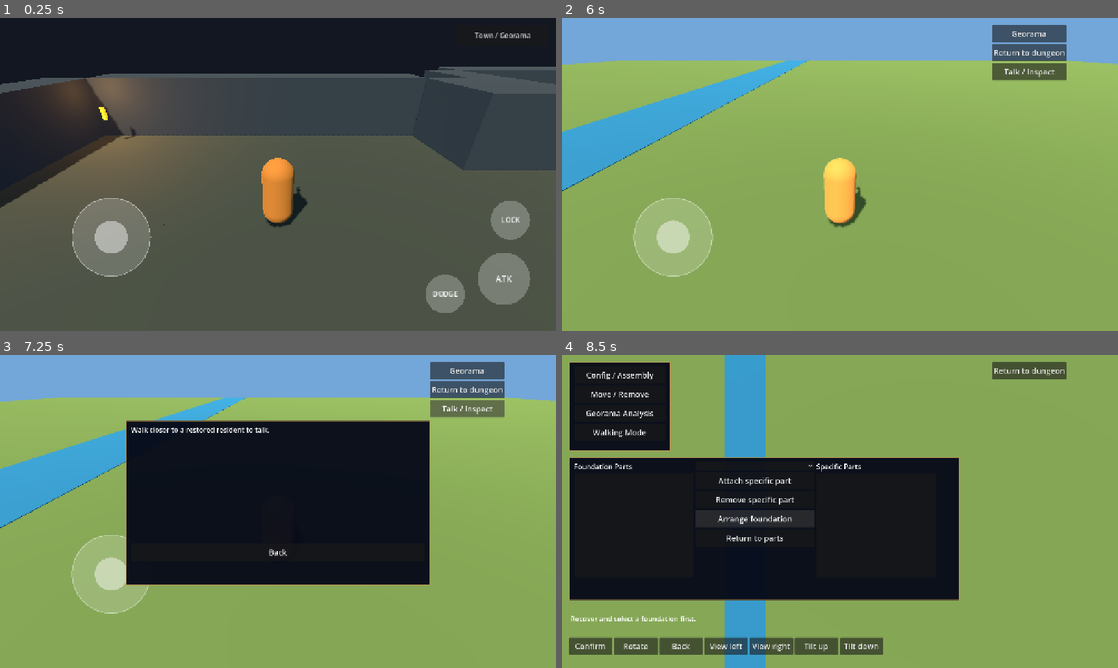
Above: before the commit, frames 1-4 (two rows, left to right).
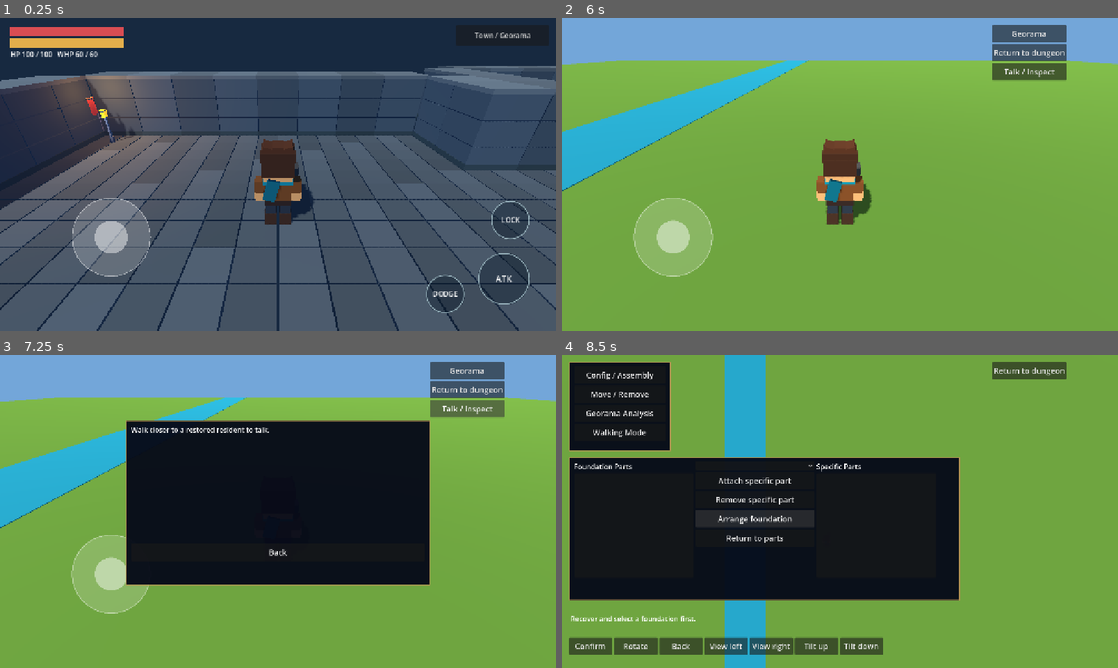
Above: after the commit, the same moments.

Repository: SeanShaffer88/Chrono-Rift
Game: Godot game, scene res://scenes/dungeon/dungeon_manager.tscn
Two runs of this game, one before a commit and one after it. Both use one fixed random seed, a clock stepped at 60 frames per second and the inputs below.
Inputs:
- Up to frame 1 (0.25 s): no input
- Up to frame 2 (6 s): click "Town / Georama" at 0.5 s; click "Georama Analysis" at 1.25 s; click "Attach specific part" at 2 s; click "Remove specific part" at 2.75 s; click "Confirm" at 3.5 s; click "Confirm" at 4.25 s; click "Move / Remove" at 5 s; click "Walking Mode" at 5.75 s
- Up to frame 3 (7.25 s): click "Talk / Inspect" at 6.5 s
- Up to frame 4 (8.5 s): click "Georama" at 7.25 s; click "Arrange foundation" at 8 s

The runs differ from the first frame. In frame 1, 80% of the frame differs, in the area x 0-100%, y 0-100%; in frame 2, 9.4%; in frame 3, 6.6%; in frame 4, less than 0.1%.

Commit message:
Add first stylized character, dungeon and town visual pass

Diff:
--- a/scenes/characters/character_base.tscn
+++ b/scenes/characters/character_base.tscn
@@ -1,7 +1,9 @@
-[gd_scene load_steps=9 format=3]
+[gd_scene load_steps=10 format=3]
 
 [ext_resource type="Script" path="res://scenes/characters/character_base.gd" id="1_base"]
 [ext_resource type="Script" path="res://scripts/combat/hurtbox_3d.gd" id="2_hurtbox"]
+
+[ext_resource type="Script" path="res://scripts/utilities/stylized_character.gd" id="3_art"]
 
 [sub_resource type="CapsuleShape3D" id="CapsuleShape3D_body"]
 radius = 0.4
@@ -35,6 +37,7 @@
 shape = SubResource("CapsuleShape3D_body")
 
 [node name="Visual" type="Node3D" parent="."]
+script = ExtResource("3_art")
 
 [node name="Body" type="MeshInstance3D" parent="Visual"]
 transform = Transform3D(1, 0, 0, 0, 1, 0, 0, 0, 1, 0, 0.9, 0)
--- a/scenes/characters/melee_hero.gd
+++ b/scenes/characters/melee_hero.gd
@@ -208,6 +208,14 @@
 	_buffered_attack_time = 0.0
 	_enter_state(CombatState.FREE)
 	$Visual/WeaponPivot/Blade.visible = weapon != null
+	var blade: MeshInstance3D = $Visual/WeaponPivot/Blade
+	var wrench: bool = weapon != null and weapon.weapon_id == "battle_wrench"
+	# Per-instance mesh avoids changing other heroes or cached scene resources.
+	var shape := BoxMesh.new()
+	shape.size = Vector3(0.14, 0.14, 0.9) if wrench else Vector3(0.16, 0.05, 1.1)
+	blade.mesh = shape
+	for jaw: Node3D in blade.get_children():
+		jaw.visible = wrench
 
 func _animate_weapon() -> void:
 	if not is_instance_valid(weapon_pivot):
--- a/scenes/characters/melee_hero.tscn
+++ b/scenes/characters/melee_hero.tscn
@@ -1,11 +1,11 @@
-[gd_scene load_steps=7 format=3]
+[gd_scene load_steps=9 format=3]
 
 [ext_resource type="PackedScene" path="res://scenes/characters/character_base.tscn" id="1_base"]
 [ext_resource type="Script" path="res://scenes/characters/melee_hero.gd" id="2_melee"]
 [ext_resource type="Script" path="res://scripts/combat/hitbox_3d.gd" id="3_hitbox"]
 
 [sub_resource type="BoxMesh" id="BoxMesh_blade"]
-size = Vector3(0.1, 0.04, 1.1)
+size = Vector3(0.14, 0.14, 0.9)
 
 [sub_resource type="StandardMaterial3D" id="StandardMaterial3D_blade"]
 albedo_color = Color(0.75, 0.78, 0.82, 1)
@@ -14,6 +14,12 @@
 
 [sub_resource type="BoxShape3D" id="BoxShape3D_hitbox"]
 size = Vector3(1.4, 1.2, 1.6)
+
+[sub_resource type="BoxMesh" id="Jaw"]
+size = Vector3(0.16, 0.22, 0.38)
+
+[sub_resource type="BoxMesh" id="JawBack"]
+size = Vector3(0.46, 0.22, 0.14)
 
 [node name="MeleeHero" instance=ExtResource("1_base")]
 script = ExtResource("2_melee")
@@ -37,3 +43,18 @@
 [node name="CollisionShape3D" type="CollisionShape3D" parent="Visual/WeaponPivot/WeaponHitbox"]
 transform = Transform3D(1, 0, 0, 0, 1, 0, 0, 0, 1, 0, 0, -1.0)
 shape = SubResource("BoxShape3D_hitbox")
+
+[node name="JawLeft" type="MeshInstance3D" parent="Visual/WeaponPivot/Blade"]
+position = Vector3(-0.17, 0, -0.49)
+mesh = SubResource("Jaw")
+material_override = SubResource("StandardMaterial3D_blade")
+
+[node name="JawRight" type="MeshInstance3D" parent="Visual/WeaponPivot/Blade"]
+position = Vector3(0.17, 0, -0.49)
+mesh = SubResource("Jaw")
+material_override = SubResource("StandardMaterial3D_blade")
+
+[node name="JawBack" type="MeshInstance3D" parent="Visual/WeaponPivot/Blade"]
+position = Vector3(0, 0, -0.28)
+mesh = SubResource("JawBack")
+material_override = SubResource("StandardMaterial3D_blade")
--- a/scenes/dungeon/dungeon_manager.gd
+++ b/scenes/dungeon/dungeon_manager.gd
@@ -12,6 +12,9 @@
 	add_child(floor_generator)
 	floor_generator.exit_reached.connect(_queue_next_floor)
 	_load_floor()
+	var hud := preload("res://scenes/ui/adventure_hud.gd").new()
+	hud.hero = $MeleeHero
+	$TouchUI.add_child(hud)
 	var button := Button.new()
 	button.text = "Town / Georama"
 	button.set_anchors_and_offsets_preset(Control.PRESET_TOP_RIGHT)
--- a/scenes/dungeon/dungeon_manager.tscn
+++ b/scenes/dungeon/dungeon_manager.tscn
@@ -8,8 +8,11 @@
 background_mode = 1
 background_color = Color(0.07, 0.09, 0.13, 1)
 ambient_light_source = 2
-ambient_light_color = Color(0.45, 0.55, 0.65, 1)
-ambient_light_energy = 0.6
+ambient_light_color = Color(0.38, 0.52, 0.72, 1)
+ambient_light_energy = 0.55
+fog_enabled = true
+fog_light_color = Color(0.09, 0.16, 0.25, 1)
+fog_density = 0.012
 
 [node name="Dungeon" type="Node3D"]
 script = ExtResource("1")
@@ -20,7 +23,7 @@
 [node name="Sun" type="DirectionalLight3D" parent="."]
 rotation_degrees = Vector3(-55, -30, 0)
 light_color = Color(1, 0.85, 0.65, 1)
-light_energy = 0.7
+light_energy = 0.45
 shadow_enabled = true
 
 [node name="MeleeHero" parent="." instance=ExtResource("2")]
--- a/scenes/dungeon/floor_generator.gd
+++ b/scenes/dungeon/floor_generator.gd
@@ -1,6 +1,7 @@
 extends Node3D
 
 signal exit_reached
+const Scenery = preload("res://scripts/utilities/scenery.gd")
 const BSP := preload("res://scripts/utilities/bsp_tree.gd")
 const Factory := preload("res://scripts/utilities/primitive_mesh_factory.gd")
 const Orb := preload("res://scenes/dungeon/atla_sphere.gd")
@@ -88,8 +89,18 @@
 			var neighbor := cell + direction
 			if not layout.walkable.has(neighbor):
 				walls[neighbor] = true
-	content.add_child(Factory.create_tile_batch(layout.walkable.keys(), Vector3(2, 0.2, 2), Color(0.27, 0.31, 0.29), CELL_SIZE, -0.1))
-	content.add_child(Factory.create_tile_batch(walls.keys(), Vector3(2, 2.8, 2), Color(0.23, 0.28, 0.33), CELL_SIZE, 1.4))
+	var flagstones: Array[Vector2i] = []
+	for cell: Vector2i in layout.walkable:
+		for offset in [Vector2i.ZERO, Vector2i.RIGHT, Vector2i.DOWN, Vector2i.ONE]:
+			flagstones.append(cell * 2 + offset)
+	# Shift the half-size tiles so their outer edge still matches the collision floor.
+	var paving := Factory.create_tile_batch(flagstones, Vector3(0.96, 0.2, 0.96), Color(0.34, 0.40, 0.46), 1.0, -0.1)
+	paving.position = Vector3(-0.5, 0, -0.5)
+	content.add_child(paving)
+	for course in 3:
+		content.add_child(Factory.create_tile_batch(walls.keys(), Vector3(1.97, 0.9, 1.97), Color(0.29, 0.37, 0.46), CELL_SIZE, 0.46 + course * 0.94))
+	content.add_child(Factory.create_tile_batch(walls.keys(), Vector3(2.08, 0.16, 2.08), Color(0.39, 0.46, 0.53), CELL_SIZE, 2.84))
+	content.add_child(Factory.create_tile_batch(walls.keys(), Vector3(2.04, 0.22, 2.04), Color(0.22, 0.30, 0.35), CELL_SIZE, 0.11))
 	var solid := StaticBody3D.new()
 	solid.collision_layer = 1
 	solid.collision_mask = 0
@@ -132,9 +143,17 @@
 		orb.position = cell_to_world(orb_cells[index])
 		content.add_child(orb)
 	for index in mini(4, layout.rooms.size()):
-		var torch := Factory.create_box(Vector3(0.15, 0.6, 0.15), Color(1, 0.55, 0.12), 1.5)
+		var torch := Factory.create_box(Vector3(0.18, 0.34, 0.18), Color(1, 0.55, 0.12), 1.5)
 		torch.position = cell_to_world(layout.rooms[index].position) + Vector3(0, 1.4, 0)
 		content.add_child(torch)
+		Scenery.add(content, "lantern", torch.position - Vector3(0, 1.4, 0), 1.0)
+		# Decorative rocks stay inside the wall footprint, never the corridor.
+		var wall_cell := layout.rooms[index].position - Vector2i.ONE
+		Scenery.add(content, "rock", cell_to_world(wall_cell), 1.2)
+		if index % 2 == 0:
+			Scenery.add(content, "banner", cell_to_world(layout.rooms[index].position) + Vector3(-0.8, 1.1, 0), 1.0)
+		else:
+			Scenery.add(content, "boulder", cell_to_world(wall_cell), 1.1)
 		var light := OmniLight3D.new()
 		light.light_color = Color(1.0, 0.65, 0.3)
 		light.light_energy = 1.4
@@ -164,14 +183,28 @@
 	collision.position.y = 0.9
 	body.add_child(collision)
 	var visual := MeshInstance3D.new()
-	var mesh := CapsuleMesh.new()
-	mesh.radius = 0.45
-	mesh.height = 1.8
+	var mesh := BoxMesh.new()
+	mesh.size = Vector3(0.75, 0.7, 0.45)
 	visual.mesh = mesh
 	visual.material_override = Factory.get_shared_material(Color(0.5, 0.36, 0.23))
 	visual.position.y = 0.9
 	visual.name = "Body"
 	body.add_child(visual)
+	for side in [-1, 1]:
+		var boot := Factory.create_box(Vector3(0.3, 0.55, 0.42), Color("39322e"))
+		boot.position = Vector3(side * 0.22, -0.6, 0)
+		visual.add_child(boot)
+		var ear := Factory.create_box(Vector3(0.32, 0.18, 0.25), Color("7c9e36"))
+		ear.position = Vector3(side * 0.49, 0.6, 0)
+		ear.rotation.z = side * 0.3
+		visual.add_child(ear)
+	var head := Factory.create_box(Vector3(0.8, 0.6, 0.65), Color("7c9e36"))
+	head.position.y = 0.65
+	visual.add_child(head)
+	for side in [-1, 1]:
+		var eye := Factory.create_box(Vector3(0.13, 0.08, 0.03), Color("ffd35e"), 0.5)
+		eye.position = Vector3(side * 0.2, 0.7, -0.34)
+		visual.add_child(eye)
 	var hurtbox := Area3D.new()
 	hurtbox.name = "Hurtbox"
 	hurtbox.collision_layer = 64
--- a/scenes/georama/georama_manager.gd
+++ b/scenes/georama/georama_manager.gd
@@ -49,8 +49,8 @@
 	set_editing(true)
 
 func _build_terrain() -> void:
-	Visuals.box(self, Vector3(128, 0.2, 128), Vector3(63, -0.1, 63), Color(0.32, 0.42, 0.23), true)
-	Visuals.box(self, Vector3(6, 0.03, 128), Vector3(50, 0.01, 63), Color(0.12, 0.39, 0.55))
+	Visuals.box(self, Vector3(128, 0.2, 128), Vector3(63, -0.1, 63), Color(0.36, 0.55, 0.24), true)
+	Visuals.box(self, Vector3(6, 0.03, 128), Vector3(50, 0.01, 63), Color(0.12, 0.56, 0.72))
 	$CameraPivot.position = Vector3(64, 0, 64)
 	$MeleeHero.position = Vector3(62, 0.1, 70)
 	_update_camera()
--- a/scenes/georama/georama_manager.tscn
+++ b/scenes/georama/georama_manager.tscn
@@ -6,7 +6,7 @@
 background_color = Color(0.45, 0.65, 0.85, 1)
 ambient_light_source = 2
 ambient_light_color = Color(0.8, 0.85, 0.9, 1)
-ambient_light_energy = 0.7
+ambient_light_energy = 0.4
 [node name="Town" type="Node3D"]
 script = ExtResource("1")
 [node name="WorldEnvironment" type="WorldEnvironment" parent="."]
@@ -14,6 +14,7 @@
 [node name="Sun" type="DirectionalLight3D" parent="."]
 rotation_degrees = Vector3(-55, -25, 0)
 light_color = Color(1, 0.9, 0.75, 1)
+light_energy = 0.55
 shadow_enabled = true
 [node name="MeleeHero" parent="." instance=ExtResource("2")]
 [node name="CameraPivot" type="Node3D" parent="."]
--- a/scenes/georama/town_visuals.gd
+++ b/scenes/georama/town_visuals.gd
@@ -1,6 +1,7 @@
 extends RefCounted
 ## Original primitive architecture. Shells, doors and furniture are physical.
 
+const Scenery = preload("res://scripts/utilities/scenery.gd")
 const Factory := preload("res://scripts/utilities/primitive_mesh_factory.gd")
 
 static func box(parent: Node3D, size: Vector3, position: Vector3, color: Color, solid: bool = false) -> MeshInstance3D:
@@ -27,18 +28,27 @@
 	var components: Dictionary = record.components
 	if piece.piece_id in ["path", "bridge", "river"]:
 		box(root, Vector3(width, 0.05, depth), Vector3.ZERO, Color(0.1, 0.45, 0.65) if piece.piece_id == "river" else Color(0.4, 0.31, 0.2))
+		if piece.piece_id == "bridge":
+			for side in [-1, 1]:
+				box(root, Vector3(0.12, 0.12, depth), Vector3(side * (width / 2 - 0.15), 0.75, 0), Color("785334"))
+				for end in [-1, 1]:
+					box(root, Vector3(0.18, 1.0, 0.18), Vector3(side * (width / 2 - 0.15), 0.5, end * (depth / 2 - 0.15)), Color("67452e"))
+			for plank in int(depth / 0.4):
+				box(root, Vector3(width, 0.08, 0.34), Vector3(0, 0.06, -depth / 2 + 0.2 + plank * 0.4), Color("aa7d4c"))
 	elif piece.piece_id == "tree":
 		box(root, Vector3(0.5, 2.5, 0.5), Vector3(0, 1.25, 0), Color(0.3, 0.2, 0.12), not preview)
-		var crown := MeshInstance3D.new()
-		var sphere := SphereMesh.new()
-		sphere.radius = 1.5
-		sphere.height = 2.7
-		crown.mesh = sphere
-		crown.material_override = Factory.get_shared_material(Color(0.2, 0.4, 0.15))
-		crown.position.y = 3.0
-		root.add_child(crown)
+		Scenery.add(root, "tree", Vector3.ZERO, 1.8)
 	else:
-		var stone := Color(0.61, 0.56, 0.45)
+		var stone := Color("e1c89b")
+		var timber := Color("62432f")
+		for x in [-width / 2 + 0.08, width / 2 - 0.08]:
+			for z in [-depth / 2 + 0.08, depth / 2 - 0.08]:
+				box(root, Vector3(0.28, 2.6, 0.28), Vector3(x, 1.3, z), timber)
+		for z in [-depth / 2 - 0.02, depth / 2 + 0.02]:
+			box(root, Vector3(width, 0.2, 0.24), Vector3(0, 2.52, z), timber)
+		# Shutters flank the entrance, outside its walkable opening.
+		for side in [-1, 1]:
+			box(root, Vector3(0.8, 0.85, 0.15), Vector3(side * width * 0.31, 1.55, -depth / 2 - 0.09), Color("406479"))
 		box(root, Vector3(width - 0.2, 0.04, depth - 0.2), Vector3(0, 0.02, 0), Color(0.4, 0.29, 0.18))
 		box(root, Vector3(0.2, 2.5, depth), Vector3(-width / 2 + 0.1, 1.25, 0), stone, not preview)
 		box(root, Vector3(0.2, 2.5, depth), Vector3(width / 2 - 0.1, 1.25, 0), stone, not preview)
@@ -52,9 +62,10 @@
 			var prism := PrismMesh.new()
 			prism.size = Vector3(width + 0.5, 1.6, depth + 0.5)
 			roof.mesh = prism
-			roof.material_override = Factory.get_shared_material(Color(0.5, 0.23, 0.15))
+			roof.material_override = Factory.get_shared_material(Color("b84e35"))
 			roof.position.y = 3.2
 			root.add_child(roof)
+			Scenery.add(roof, "lantern", Vector3(width * 0.3, -1.4, -depth / 2 - 0.2), 0.8)
 			box(root, Vector3(0.5, 1.5, 0.5), Vector3(width / 3, 3.4, depth / 4), stone)
 		if not preview:
 			var door := StaticBody3D.new()
@@ -83,13 +94,16 @@
 static func resident(name: String) -> Node3D:
 	var root := Node3D.new()
 	var mesh := MeshInstance3D.new()
-	var capsule := CapsuleMesh.new()
-	capsule.radius = 0.3
-	capsule.height = 1.6
+	var capsule := BoxMesh.new()
+	capsule.size = Vector3(0.6, 1.2, 0.4)
 	mesh.mesh = capsule
 	mesh.material_override = Factory.get_shared_material(Color(0.5, 0.38, 0.22))
 	mesh.position.y = 0.8
 	root.add_child(mesh)
+	box(root, Vector3(0.65, 0.55, 0.55), Vector3(0, 1.65, 0), Color("e6b68a"))
+	box(root, Vector3(0.7, 0.16, 0.6), Vector3(0, 1.97, 0), Color("5a3d2e"))
+	for side in [-1, 1]:
+		box(root, Vector3(0.08, 0.09, 0.03), Vector3(side * 0.17, 1.67, -0.29), Color("283244"))
 	var label := Label3D.new()
 	label.text = name
 	label.position.y = 2.0
--- /dev/null
+++ b/scenes/ui/adventure_hud.gd
@@ -0,0 +1,38 @@
+extends VBoxContainer
+## Small readable status display, ignores touches intended for movement.
+const Services = preload("res://scripts/utilities/services.gd")
+var hero: CharacterBody3D
+var hp := ProgressBar.new()
+var whp := ProgressBar.new()
+var caption := Label.new()
+
+func _ready() -> void:
+	position = Vector2(24, 20)
+	size.x = 260
+	mouse_filter = Control.MOUSE_FILTER_IGNORE
+	for bar in [hp, whp]:
+		bar.custom_minimum_size = Vector2(260, 22)
+		bar.mouse_filter = Control.MOUSE_FILTER_IGNORE
+		bar.show_percentage = false
+		var track := StyleBoxFlat.new()
+		track.bg_color = Color("182532dd")
+		track.border_color = Color("acc1c7")
+		track.set_border_width_all(1)
+		bar.add_theme_stylebox_override("background", track)
+		var fill := StyleBoxFlat.new()
+		fill.bg_color = Color("d94d53") if bar == hp else Color("e3ae4b")
+		bar.add_theme_stylebox_override("fill", fill)
+		add_child(bar)
+	caption.mouse_filter = Control.MOUSE_FILTER_IGNORE
+	caption.add_theme_font_size_override("font_size", 16)
+	add_child(caption)
+
+func _process(_delta: float) -> void:
+	if not is_instance_valid(hero):
+		return
+	hp.max_value = hero.max_hp
+	hp.value = hero.current_hp
+	var weapon = Services.game_state().weapon_inventory.equipped_weapon
+	whp.max_value = weapon.max_durability if weapon else 1.0
+	whp.value = weapon.current_durability if weapon else 0.0
+	caption.text = "HP %d / %d   WHP %d / %d" % [hp.value, hp.max_value, whp.value, whp.max_value]
--- a/scenes/ui/touch_action_button.gd
+++ b/scenes/ui/touch_action_button.gd
@@ -4,7 +4,7 @@
 
 @export var action: StringName = &"attack"
 @export var label_text: String = "ATK"
-@export var idle_color: Color = Color(1.0, 1.0, 1.0, 0.25)
+@export var idle_color: Color = Color(0.04, 0.10, 0.16, 0.42)
 @export var pressed_color: Color = Color(1.0, 0.85, 0.4, 0.55)
 @export var font_size: int = 20
 
@@ -50,5 +50,6 @@
 func _draw() -> void:
 	var r := minf(size.x, size.y) * 0.5
 	draw_circle(size * 0.5, r, pressed_color if is_pressed() else idle_color)
+	draw_arc(size * 0.5, r - 2.0, 0.0, TAU, 48, Color(0.75, 0.87, 0.9, 0.7), 2.0, true)
 	var font := ThemeDB.fallback_font
 	draw_string(font, Vector2(0.0, size.y * 0.5 + font_size * 0.35), label_text, HORIZONTAL_ALIGNMENT_CENTER, size.x, font_size)
--- a/scripts/utilities/primitive_mesh_factory.gd
+++ b/scripts/utilities/primitive_mesh_factory.gd
@@ -39,10 +39,15 @@
 	var batch := MultiMesh.new()
 	batch.transform_format = MultiMesh.TRANSFORM_3D
 	batch.mesh = mesh
+	batch.use_colors = true
 	batch.instance_count = cells.size()
 	for index in cells.size():
 		var cell: Vector2i = cells[index]
+		var shade := 0.88 + float(posmod(cell.x * 31 + cell.y * 17, 9)) * 0.025
+		batch.set_instance_color(index, Color(shade, shade, shade))
 		batch.set_instance_transform(index, Transform3D(Basis.IDENTITY, Vector3(cell.x * cell_size, center_y, cell.y * cell_size)))
 	instance.multimesh = batch
-	instance.material_override = get_shared_material(color)
+	var material := get_shared_material(color).duplicate() as StandardMaterial3D
+	material.vertex_color_use_as_albedo = true
+	instance.material_override = material
 	return instance
--- /dev/null
+++ b/scripts/utilities/scenery.gd
@@ -0,0 +1,16 @@
+extends RefCounted
+## Explicit, small asset allowlist; never import the entire source catalog.
+const MODELS = {
+	"tree": preload("res://assets/kenney/fantasy-town/tree.glb"),
+	"rock": preload("res://assets/kenney/fantasy-town/rock-small.glb"),
+	"boulder": preload("res://assets/kenney/fantasy-town/rock-large.glb"),
+	"lantern": preload("res://assets/kenney/fantasy-town/lantern.glb"),
+	"banner": preload("res://assets/kenney/fantasy-town/banner-red.glb"),
+}
+
+static func add(parent: Node3D, kind: String, at: Vector3, factor: float = 1.0) -> Node3D:
+	var model: Node3D = MODELS[kind].instantiate()
+	model.position = at
+	model.scale = Vector3.ONE * factor
+	parent.add_child(model)
+	return model
--- /dev/null
+++ b/scripts/utilities/stylized_character.gd
@@ -0,0 +1,57 @@
+extends Node3D
+## Original low-poly character art. Collision and combat stay on the parent.
+const Factory = preload("res://scripts/utilities/primitive_mesh_factory.gd")
+var legs: Array[Node3D] = []
+var phase := 0.0
+
+func part(label: String, size: Vector3, at: Vector3, color: Color) -> MeshInstance3D:
+	var mesh := Factory.create_box(size, color)
+	mesh.name = label
+	mesh.position = at
+	add_child(mesh)
+	return mesh
+
+func _ready() -> void:
+	# Preserve inherited node paths for combat and existing scenes.
+	$Body.hide()
+	$Face.hide()
+	var leather := Color("80502e")
+	var skin := Color("edb47b")
+	part("Tunic", Vector3(0.65, 0.65, 0.4), Vector3(0, 0.95, 0), leather)
+	part("Belt", Vector3(0.69, 0.11, 0.44), Vector3(0, 0.7, 0), Color("392c2c"))
+	part("Buckle", Vector3(0.16, 0.12, 0.06), Vector3(0, 0.7, -0.25), Color("d6a652"))
+	part("Head", Vector3(0.7, 0.62, 0.6), Vector3(0, 1.65, -0.02), skin)
+	part("Hair", Vector3(0.78, 0.22, 0.69), Vector3(0, 1.98, 0.02), Color("493026"))
+	part("HairBack", Vector3(0.75, 0.42, 0.2), Vector3(0, 1.75, 0.3), Color("493026"))
+	for index in 3:
+		var tuft := part("HairTuft%d" % index, Vector3(0.26, 0.22, 0.5), Vector3((index - 1) * 0.24, 2.09, 0.04), Color("593729"))
+		tuft.rotation.z = (index - 1) * 0.3
+	for side in [-1, 1]:
+		var fringe := part("Fringe%d" % side, Vector3(0.27, 0.24, 0.16), Vector3(side * 0.23, 1.86, -0.32), Color("593729"))
+		fringe.rotation.z = side * 0.2
+		part("Eye%d" % side, Vector3(0.07, 0.1, 0.025), Vector3(side * 0.17, 1.65, -0.33), Color("242739"))
+		part("Sleeve%d" % side, Vector3(0.24, 0.3, 0.34), Vector3(side * 0.44, 1.12, 0), leather)
+		part("Hand%d" % side, Vector3(0.25, 0.3, 0.27), Vector3(side * 0.45, 0.83, -0.03), skin)
+		var leg := Node3D.new()
+		leg.name = "Leg%d" % side
+		leg.position = Vector3(side * 0.19, 0.6, 0)
+		add_child(leg)
+		legs.append(leg)
+		var boot := Factory.create_box(Vector3(0.3, 0.32, 0.48), Color("49342c"))
+		boot.position = Vector3(0, -0.43, -0.06)
+		leg.add_child(boot)
+		var trouser := Factory.create_box(Vector3(0.25, 0.32, 0.29), Color("303d50"))
+		trouser.position.y = -0.15
+		leg.add_child(trouser)
+	part("Scarf", Vector3(0.74, 0.19, 0.53), Vector3(0, 1.35, 0), Color("1796b6"))
+	var tail := part("ScarfTail", Vector3(0.3, 0.55, 0.08), Vector3(-0.16, 1.13, 0.32), Color("11728e"))
+	tail.rotation.z = -0.25
+
+func _process(delta: float) -> void:
+	var body := get_parent() as CharacterBody3D
+	if body == null:
+		return
+	var speed := Vector2(body.velocity.x, body.velocity.z).length()
+	phase += delta * minf(speed, 8.0) * 2.2
+	for index in legs.size():
+		legs[index].rotation.x = sin(phase + index * PI) * minf(speed / 6.0, 1.0) * 0.45
--- /dev/null
+++ b/tests/fixtures/dungeon_visual_fixture.gd
@@ -0,0 +1,27 @@
+extends SceneTree
+## Graphical smoke capture: actual dungeon, plus a close view of its key guard.
+func _init() -> void:
+	_run.call_deferred()
+
+func _run() -> void:
+	create_timer(45).timeout.connect(func(): quit(1))
+	await process_frame
+	var args := OS.get_cmdline_user_args()
+	var output := ProjectSettings.globalize_path("res://../outputs") if args.is_empty() else args[0]
+	DirAccess.make_dir_recursive_absolute(output)
+	var viewport := SubViewport.new()
+	viewport.size = Vector2i(1280, 720)
+	viewport.own_world_3d = true
+	viewport.render_target_update_mode = SubViewport.UPDATE_ALWAYS
+	root.add_child(viewport)
+	var dungeon = load("res://scenes/dungeon/dungeon_manager.tscn").instantiate()
+	viewport.add_child(dungeon)
+	for i in 30: await process_frame
+	await RenderingServer.frame_post_draw
+	viewport.get_texture().get_image().save_png(output.path_join("Visual-pass-dungeon.png"))
+	var hero = dungeon.get_node("MeleeHero")
+	hero.position = dungeon.floor_generator.guard.position + Vector3(0, 0.1, 3)
+	for i in 30: await process_frame
+	await RenderingServer.frame_post_draw
+	viewport.get_texture().get_image().save_png(output.path_join("Visual-pass-guard.png"))
+	quit()
--- a/tests/fixtures/town_visual_fixture.gd
+++ b/tests/fixtures/town_visual_fixture.gd
@@ -51,4 +51,12 @@
     for i in 30: await process_frame
     await RenderingServer.frame_post_draw
     viewport.get_texture().get_image().save_png(capture_dir.path_join("Phase-4-town-interior.png"))
+    var cottage = view._models["qa_cottage"]
+    var hero = view.get_node("MeleeHero")
+    hero.position = cottage.to_global(Vector3(0,0.1,-7))
+    hero.camera_pivot.rotation.y = PI
+    hero.visual.rotation.y = PI
+    for i in 30: await process_frame
+    await RenderingServer.frame_post_draw
+    viewport.get_texture().get_image().save_png(capture_dir.path_join("Visual-pass-town-exterior.png"))
     quit()
--- /dev/null
+++ b/tests/test_visual_integration.gd
@@ -0,0 +1,31 @@
+extends "res://tests/test_harness_template.gd"
+const Scenery = preload("res://scripts/utilities/scenery.gd")
+const Floor = preload("res://scenes/dungeon/floor_generator.gd")
+
+func run_assertions() -> void:
+	var holder := Node3D.new()
+	root.add_child(holder)
+	for key in Scenery.MODELS:
+		var model := Scenery.add(holder, key, Vector3.ZERO)
+		check(model.find_children("*", "MeshInstance3D", true, false).size() > 0, "Imported %s has renderable geometry" % key)
+		check(model.find_children("*", "CollisionObject3D", true, false).is_empty(), "Scenery %s cannot obstruct traversal" % key)
+	var hero = load("res://scenes/characters/melee_hero.tscn").instantiate()
+	holder.add_child(hero)
+	check(not hero.get_node("Visual/Body").visible, "Player capsule is replaced by character art")
+	check(is_equal_approx(hero.get_node("CollisionShape3D").shape.height, 1.8), "Character art preserves player collision")
+	hero.velocity = Vector3(6, 0, 0)
+	hero.get_node("Visual")._process(0.1)
+	check(absf(hero.get_node("Visual/Leg-1").rotation.x) > 0.0, "Moving hero animates legs")
+	hero.velocity = Vector3.ZERO
+	hero.get_node("Visual")._process(0.1)
+	check(is_zero_approx(hero.get_node("Visual/Leg-1").rotation.x), "Stationary hero returns legs to rest")
+	check(hero.get_node("Visual/WeaponPivot/Blade/JawLeft").visible, "Starter weapon shows wrench jaws")
+	hero._on_weapon_equipped(load("res://data/weapons/gladius.tres"))
+	check(not hero.get_node("Visual/WeaponPivot/Blade/JawLeft").visible, "Evolved sword does not retain wrench jaws")
+	var floor := Floor.new()
+	holder.add_child(floor)
+	check(floor.generate(1337), "Decorated dungeon builds")
+	check(floor.guard.get_node("Body").mesh is BoxMesh, "Dungeon guard uses chunky character geometry")
+	check(floor.guard.receive_hit(999, hero), "Decorated guard still receives combat hits")
+	check(floor.guard_defeated and not floor.guard.visible, "All guard art hides on defeat and gate unlocks")
+	holder.free()
Not shown, added: assets/kenney/fantasy-town/License.txt
Binary file added: assets/kenney/fantasy-town/Textures/colormap.png
Not shown, added: assets/kenney/fantasy-town/Textures/colormap.png.import
Binary file added: assets/kenney/fantasy-town/banner-red.glb
Not shown, added: assets/kenney/fantasy-town/banner-red.glb.import
Binary file added: assets/kenney/fantasy-town/lantern.glb
Not shown, added: assets/kenney/fantasy-town/lantern.glb.import
Binary file added: assets/kenney/fantasy-town/rock-large.glb
Not shown, added: assets/kenney/fantasy-town/rock-large.glb.import
Binary file added: assets/kenney/fantasy-town/rock-small.glb
Not shown, added: assets/kenney/fantasy-town/rock-small.glb.import
Binary file added: assets/kenney/fantasy-town/tree.glb
(and 10 more such lines)
